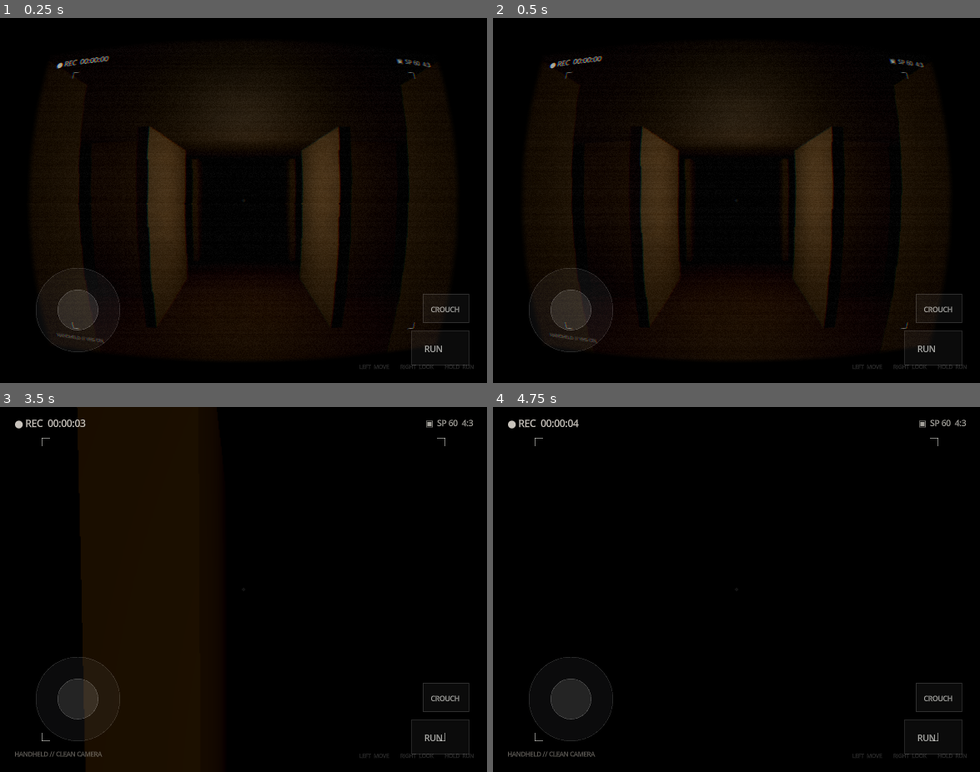
Above: before the commit, frames 1-4 (two rows, left to right).
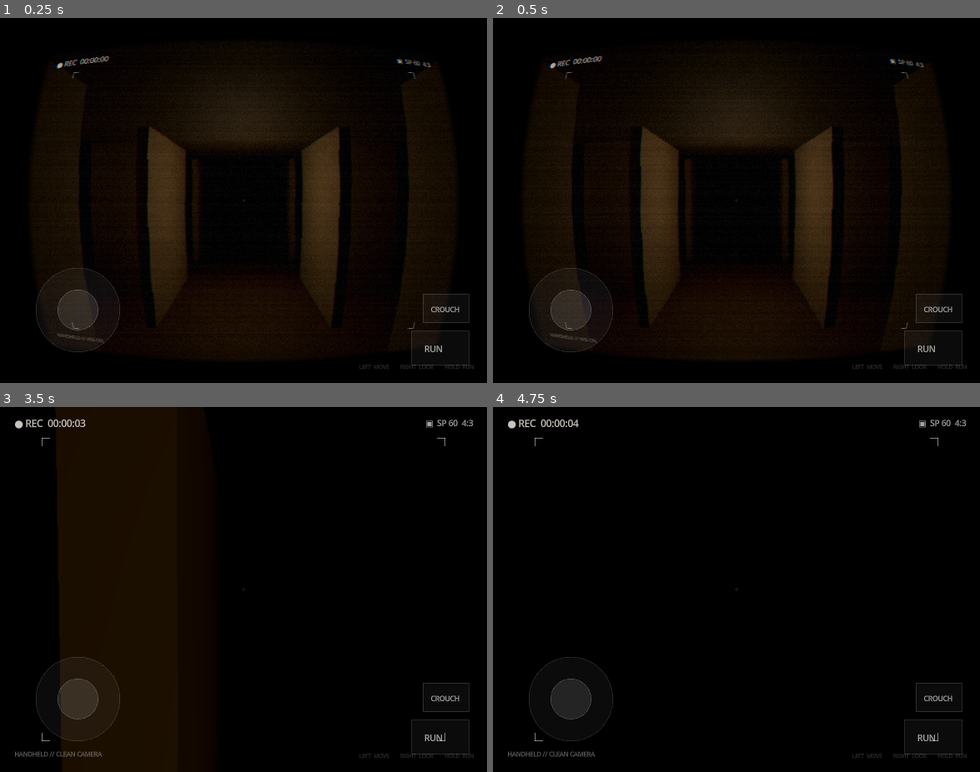
Above: after the commit, the same moments.

Repository: Goyimaticax1/vhs
Game: Godot game, scene res://main.tscn
Two runs of this game, one before a commit and one after it. Both use one fixed random seed, a clock stepped at 60 frames per second and the inputs below.
Inputs (mouse positions are in pixels of both pictures, inside the frame that each line leads up to):
- Up to frame 1 (0.25 s): no input
- Up to frame 2 (0.5 s): no input
- Up to frame 3 (3.5 s): tap Enter at 0.5 s; move the mouse to (238, 596) at 0.52 s; hold Shift (sprint) 0.53-1.28 s; hold W (move_forward) 0.53-2.78 s; click (238, 596) at 0.67 s; tap Space (jump) at 0.77, 1.52, 3.02 s; move the mouse to (277, 593) at 1.27 s; tap Shift (sprint) at 1.35, 3.05 s; move the mouse to (204, 585) at 2.02 s; hold Shift (sprint) 2.03-2.78 s; tap V (toggle_vhs) at 2.1 s; move the mouse to (248, 589) at 2.77 s; hold A (move_left) from 2.78 s (still down); tap C at 2.85 s; click (248, 589) at 2.92 s
- Up to frame 4 (4.75 s): move the mouse to (717, 582) at 3.52 s; release A (move_left) at 3.53 s; hold Shift (sprint) 3.53-4.28 s; hold W (move_forward) from 3.53 s (still down); tap Space (jump) at 3.77, 4.25, 4.52 s; move the mouse to (760, 589) at 4.27 s; tap Shift (sprint) at 4.35 s

The runs differ from the first frame. In frame 2, less than 0.1% of the frame differs, in the area x 69-70%, y 70-71%; in frame 3, 3.9%, in the area x 11-18%, y 0-100%; in frame 4, nothing differs.

Commit message:
Fix crouch (world-space eye drop, sane depth/speed), add aperiodic footstep impacts + exertion breathing, revamp HUD to VHS camcorder OSD

Diff:
--- a/project/scripts/camera_rig.gd
+++ b/project/scripts/camera_rig.gd
@@ -1,14 +1,18 @@
 extends Node3D
 
-# Handheld camcorder rig.
+# Handheld camcorder operator rig.
 #
-# The camera motion here is Camera Shakify-style: NO sine bob anywhere.
-# Blender's Camera Shakify replays motion-captured handheld takes; the reason
-# it reads as a real operator is that the motion is broadband and aperiodic
-# (slow wander + medium sway + fine tremor, never repeating), not a periodic
-# oscillation. This rig reproduces that with fractal (fBm) noise per axis.
-# Rotation dominates, translation is tiny, roll is smallest -- that ratio is
-# what the eye reads as "a person is holding this".
+# Camera Shakify-style: NO sine bob anywhere. Blender's Camera Shakify replays
+# motion-captured handheld takes; what sells it is that real operator motion is
+# broadband and aperiodic -- slow wander + sway + tremor, never repeating -- not
+# a periodic oscillation. Here that is fBm noise per axis, plus discrete
+# footfall impacts (a real step is a jolt, not a sine crest) and irregular
+# breathing that deepens as the operator tires.
+#
+# Vertical offsets (crouch, landing dip) are applied in WORLD space on the rig.
+# They must not go on the camera's local Y: the rig carries pitch/yaw/roll, so a
+# local-Y offset tilts with the view and slides the camera forward when you look
+# down. That was the old crouch bug.
 
 @export_category("Scene references")
 @export var player_path: NodePath = NodePath("../Player")
@@ -46,9 +50,9 @@
 
 @export_category("Handheld shake per state (rot amp deg, frequency, pos amp m)")
 @export var idle_handheld := Vector3(0.30, 0.55, 0.0035)
-@export var walk_handheld := Vector3(1.05, 1.35, 0.0160)
-@export var sprint_handheld := Vector3(1.80, 2.05, 0.0300)
-@export var crouch_handheld := Vector3(0.55, 0.85, 0.0080)
+@export var walk_handheld := Vector3(1.00, 1.30, 0.0150)
+@export var sprint_handheld := Vector3(1.55, 1.95, 0.0270)
+@export var crouch_handheld := Vector3(0.50, 0.80, 0.0075)
 
 @export_category("Handheld shake global controls")
 ## Master blend. 0 = locked off, 1 = full. Tween this per shot.
@@ -64,6 +68,28 @@
 @export var shake_lacunarity: float = 2.05
 @export var move_start_threshold: float = 0.18
 
+@export_category("Footstep impacts (distance based, aperiodic)")
+## Metres of travel between footfalls. Stepping on distance rather than time
+## means the rhythm follows the actual gait and never free-runs.
+@export var step_length_m: float = 0.80
+@export_range(0.0, 0.5, 0.01) var step_length_jitter: float = 0.16
+@export var step_kick_deg: float = 0.62
+@export var step_drop_m: float = 0.0075
+@export var step_lateral_ratio: float = 0.65
+
+@export_category("Breathing / exertion")
+@export var breath_position_m: float = 0.0030
+@export var breath_roll_deg: float = 0.022
+@export var exertion_gain_per_second: float = 0.34
+@export var exertion_recovery_per_second: float = 0.20
+
+@export_category("Crouch")
+## How fast the eye follows the crouch height. The crouch amount itself comes
+## from the player via set_crouch_offset().
+@export var crouch_follow_speed: float = 14.0
+@export var crouch_tilt_pitch_deg: float = 1.8
+@export var crouch_tilt_roll_deg: float = 1.1
+
 @export_category("Landing dip")
 @export var land_spring: float = 150.0
 @export var land_damping: float = 9.0
@@ -98,8 +124,10 @@
 var elapsed: float = 0.0
 var regrip_timer: float = 2.4
 var regrip_offset: Vector3 = Vector3.ZERO
-var crouch_offset: float = 0.0
-var prev_crouch_offset: float = 0.0
+
+var crouch_offset: float = 0.0          # requested, from the player (<= 0)
+var crouch_current: float = 0.0         # smoothed, applied in world space
+var crouch_rate: float = 0.0            # m/s, drives the tilt reaction
 
 var current_fov: float = 67.0
 var target_fov: float = 67.0
@@ -107,6 +135,7 @@
 var fov_spring_effective: float = 40.0
 
 var move_intensity: float = 0.0
+var exertion: float = 0.0
 var crouch_tilt_pitch: float = 0.0
 var crouch_tilt_roll: float = 0.0
 
@@ -120,16 +149,22 @@
 
 var noise_low: FastNoiseLite = FastNoiseLite.new()
 var noise_mid: FastNoiseLite = FastNoiseLite.new()
+var breath_noise: FastNoiseLite = FastNoiseLite.new()
 
 # Six independent fBm fields: pos x/y/z and rot pitch/yaw/roll. They must be
 # separate, otherwise every axis correlates and the camera slides along a
-# diagonal instead of wandering. A seventh field slowly modulates overall
-# energy, so the operator gets tired and steady in waves.
+# diagonal instead of wandering. A seventh slowly modulates overall energy, so
+# the operator steadies and loosens in waves.
 var shake_noise: Array[FastNoiseLite] = []
 var energy_noise: FastNoiseLite = FastNoiseLite.new()
 var shake_time: float = 0.0
+var breath_time: float = 0.0
 var shake_position: Vector3 = Vector3.ZERO
 var shake_rotation_deg: Vector3 = Vector3.ZERO
+
+var step_distance: float = 0.0
+var next_step_distance: float = 0.8
+var step_side: float = 1.0
 
 func _ready() -> void:
     current_position = global_position
@@ -141,8 +176,12 @@
     noise_mid.frequency = 0.55
     noise_low.fractal_octaves = 2
     noise_mid.fractal_octaves = 2
+    breath_noise.seed = 33427
+    breath_noise.frequency = 1.0
+    breath_noise.fractal_octaves = 2
     _build_shake_noise()
     regrip_timer = randf_range(regrip_min_seconds, regrip_max_seconds)
+    next_step_distance = step_length_m
     if camera != null:
         current_fov = camera.fov
         target_fov = camera.fov
@@ -205,10 +244,12 @@
 func _process(delta: float) -> void:
     elapsed += delta
     _update_state_weights(delta)
+    _update_exertion(delta)
+    _update_crouch(delta)
+    _update_land_spring(delta)
     _update_arm_sway(delta)
     _update_handheld_shake(delta)
-    _update_crouch_tilt(delta)
-    _update_land_spring(delta)
+    _update_footsteps(delta)
     _update_impulse(delta)
     _update_zoom(delta)
     _compose_camera_transform()
@@ -243,6 +284,26 @@
         w_sprint /= total
         w_crouch /= total
 
+func _update_exertion(delta: float) -> void:
+    if sprinting and is_moving:
+        exertion += exertion_gain_per_second * delta
+    else:
+        exertion -= exertion_recovery_per_second * delta
+    exertion = clampf(exertion, 0.0, 1.0)
+
+# Crouch is a world-space eye drop on the rig, smoothed here so the tilt
+# reaction comes from a filtered rate instead of a raw per-frame derivative
+# (which spiked on any frame hitch).
+func _update_crouch(delta: float) -> void:
+    var previous: float = crouch_current
+    crouch_current = lerp(crouch_current, crouch_offset, 1.0 - exp(-crouch_follow_speed * delta))
+    crouch_rate = (crouch_current - previous) / maxf(delta, 0.0001)
+
+    var response: float = 1.0 - exp(-state_blend_speed * delta)
+    var tilt_raw: float = clampf(crouch_rate * 1.4, -1.0, 1.0)
+    crouch_tilt_pitch = lerp(crouch_tilt_pitch, tilt_raw * crouch_tilt_pitch_deg, response)
+    crouch_tilt_roll = lerp(crouch_tilt_roll, tilt_raw * crouch_tilt_roll_deg, response)
+
 func _update_arm_sway(delta: float) -> void:
     var player_velocity: Vector3 = player.velocity
 
@@ -292,13 +353,14 @@
         regrip_timer = randf_range(regrip_min_seconds, regrip_max_seconds)
     regrip_offset = regrip_offset.lerp(Vector3.ZERO, 1.0 - exp(-7.5 * delta))
 
-    # Breathing used to be sin(elapsed * 1.47); a periodic breath is audible to
-    # the eye. Slow noise gives an irregular breath instead.
-    var breath: float = noise_low.get_noise_1d(elapsed * 0.41 + 311.0)
+    # Breathing was sin(elapsed * 1.47). A periodic breath is visible as a beat.
+    # This is noise-driven, and it deepens and quickens with exertion.
+    breath_time += delta * lerp(0.30, 0.78, exertion)
+    var breath: float = breath_noise.get_noise_1d(breath_time) * (1.0 + exertion * 1.7)
 
     var local_position_offset: Vector3 = low * position_amplitude
     local_position_offset += mid * (position_amplitude * 0.45)
-    local_position_offset += Vector3(0.0, breath * 0.0026, 0.0)
+    local_position_offset += Vector3(0.0, breath * breath_position_m, 0.0)
     local_position_offset += acceleration_sway + turn_position + regrip_offset * 0.0015
 
     var desired_position: Vector3 = player.global_position + Vector3.UP * head_height_m
@@ -308,7 +370,7 @@
     var desired_pitch: float = player.pitch + deg_to_rad(rotational_noise.x * rotation_amplitude * 0.75) + turn_rotation.x * 0.20
     var desired_yaw: float = player.rotation.y + deg_to_rad(rotational_noise.y * rotation_amplitude) + turn_rotation.y * 0.20
     var desired_roll: float = deg_to_rad(rotational_noise.z * rotation_amplitude * 0.90) + turn_rotation.z
-    desired_roll += deg_to_rad(breath * 0.020)
+    desired_roll += deg_to_rad(breath * breath_roll_deg)
     desired_roll += deg_to_rad(regrip_offset.z * rotation_amplitude * 0.60)
 
     var position_error: Vector3 = desired_position - current_position
@@ -316,7 +378,10 @@
     position_velocity *= exp(-position_damping * delta)
     current_position += position_velocity * delta
     current_position = current_position.lerp(desired_position, 1.0 - exp(-position_lag_speed * delta * 0.18))
-    global_position = current_position
+
+    # World-space vertical offsets, applied after the filter and outside the
+    # rig's rotation so crouching drops the eye straight down, always.
+    global_position = current_position + Vector3.UP * (crouch_current + land_disp)
 
     actual_yaw = _spring_angle(actual_yaw, desired_yaw, delta, 0)
     actual_pitch = _spring_angle(actual_pitch, desired_pitch, delta, 1)
@@ -357,12 +422,12 @@
     var intensity_target: float = clampf(current_horizontal_speed / maxf(speed_ref, 0.01), 0.0, 1.3) if is_moving else 1.0
     move_intensity = lerp(move_intensity, intensity_target, response)
 
-    # Advancing a single time cursor (rather than a phase angle) is what keeps
-    # this aperiodic: there is no cycle to land back on.
+    # A single advancing time cursor, not a phase angle: there is no cycle to
+    # land back on, so the motion can never resolve into a beat.
     shake_time += delta * frequency * shake_speed * lerp(0.9, 1.15, clampf(move_intensity, 0.0, 1.0))
 
     var energy: float = 1.0 + energy_noise.get_noise_1d(elapsed * 0.23) * 0.18
-    var k: float = shake_influence * shake_scale * move_intensity * energy
+    var k: float = shake_influence * shake_scale * move_intensity * energy * (1.0 + exertion * 0.30)
 
     shake_position = Vector3(
         _shake_sample(0, shake_time) * position_amp,
@@ -379,13 +444,36 @@
         _shake_sample(5, rotation_time) * rotation_amp * shake_roll_ratio
     ) * k
 
-func _update_crouch_tilt(delta: float) -> void:
-    var response: float = 1.0 - exp(-state_blend_speed * delta)
-    var crouch_transition_speed: float = (crouch_offset - prev_crouch_offset) / maxf(delta, 0.0001)
-    prev_crouch_offset = crouch_offset
-    var tilt_raw: float = clampf(crouch_transition_speed * 0.9, -1.0, 1.0)
-    crouch_tilt_pitch = lerp(crouch_tilt_pitch, tilt_raw * -2.2, response)
-    crouch_tilt_roll = lerp(crouch_tilt_roll, tilt_raw * 1.6, response)
+# Real walking shows up in a handheld shot as discrete jolts at footfalls, not
+# as a smooth wave. Steps are triggered by distance travelled with per-step
+# jitter, so the cadence follows the gait and stays irregular.
+func _update_footsteps(delta: float) -> void:
+    if not is_moving:
+        step_distance = maxf(step_distance - delta * 0.5, 0.0)
+        return
+
+    step_distance += current_horizontal_speed * delta
+    if step_distance < next_step_distance:
+        return
+
+    step_distance = 0.0
+    var stride: float = step_length_m * lerp(1.0, 1.25, w_sprint) * lerp(1.0, 0.72, w_crouch)
+    next_step_distance = stride * randf_range(1.0 - step_length_jitter, 1.0 + step_length_jitter)
+    step_side = -step_side
+
+    var strength: float = clampf(current_horizontal_speed / sprint_speed_reference(), 0.30, 1.15)
+    strength *= lerp(1.0, 0.45, w_crouch)
+
+    impulse_rot_vel += Vector3(
+        deg_to_rad(step_kick_deg * strength * randf_range(0.75, 1.25)),
+        deg_to_rad(step_side * step_kick_deg * 0.45 * strength * randf_range(0.6, 1.3)),
+        deg_to_rad(-step_side * step_kick_deg * 0.70 * strength * randf_range(0.7, 1.2))
+    )
+    impulse_pos_vel += Vector3(
+        step_side * step_drop_m * step_lateral_ratio,
+        -step_drop_m,
+        0.0
+    ) * strength
 
 func _update_land_spring(delta: float) -> void:
     var force: float = -land_spring * land_disp - land_damping * land_vel
@@ -411,14 +499,12 @@
     current_fov += fov_velocity * delta
     camera.fov = current_fov
 
+# The camera's local transform now carries ONLY shake and impulses. Anything
+# that should be vertical in the world lives on the rig instead.
 func _compose_camera_transform() -> void:
     if camera == null:
         return
-    camera.position = Vector3(
-        shake_position.x,
-        shake_position.y + land_disp + crouch_offset,
-        shake_position.z
-    ) + impulse_pos
+    camera.position = shake_position + impulse_pos
     camera.rotation = Vector3(
         deg_to_rad(shake_rotation_deg.x + crouch_tilt_pitch) + impulse_rot.x,
         deg_to_rad(shake_rotation_deg.y) + impulse_rot.y,
--- a/project/scripts/player.gd
+++ b/project/scripts/player.gd
@@ -12,7 +12,13 @@
 
 @export_category("Crouch")
 @export var crouch_height_scale: float = 0.56
-@export var crouch_blend_speed: float = 1.7
+## Was 1.7, which took well over a second to settle and felt broken.
+@export var crouch_blend_speed: float = 9.0
+## How far the EYE drops when crouched, in metres. This is deliberately not
+## derived from the capsule shrink: the old code dropped the eye by the full
+## capsule delta (~0.76 m), sinking the view near the floor and below the
+## collider. A real crouch lowers the eye about 0.55-0.65 m.
+@export var crouch_eye_drop_m: float = 0.62
 
 @export_category("Look")
 @export var mouse_sensitivity: float = 0.0024
@@ -118,7 +124,7 @@
         var crouched_height: float = standing_height * crouch_height_scale
         capsule_shape.height = lerp(standing_height, crouched_height, crouch_blend)
         collision_shape.position.y = standing_shape_y - (standing_height - capsule_shape.height) * 0.5
-    camera_rig.call("set_crouch_offset", -crouch_blend * standing_height * (1.0 - crouch_height_scale))
+    camera_rig.call("set_crouch_offset", -crouch_blend * crouch_eye_drop_m)
 
 func _apply_look(raw_delta: Vector2, sensitivity: float) -> void:
     var look_change: Vector2 = raw_delta * sensitivity
